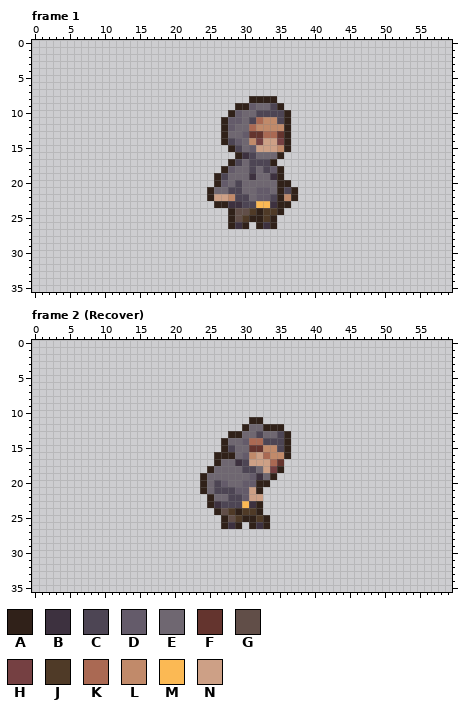
One commit to this pixel-art file: resources/art/raw/gangster_enemy.aseprite. Above: the version before the commit.
60x36 pixels, 4 frames. Colours within 5 levels of each other are drawn and written as one. Shown: frame 1, frame 2 (Recover). The commit also changed other frames, which this record leaves out.
Palette (. is transparent): A #302119  B #3d313f  C #4d4554  D #645b6a  E #6f6771  F #64342e  G #614e48  H #754042  J #4f3a27  K #aa6953  L #c18a6a  M #fbb954  N #cda086
Pixels before, frame 1, first column x 25:
 8 ......AAAA...
 9 ....AADEECA..
10 ...ADEECCCCA.
11 ..ADDECKLLCA.
12 ..ADEEKLLLLA.
13 ..AEEDFFKKFA.
14 ..ACDELHNNHA.
15 ...ACEDNNNLA.
16 ....ABCEEEA..
17 ...ACECCCA...
18 ..ADEECECDA..
19 .ACEEEBEEBA..
20 .ADECEEEEEAA.
21 AEECCEEDDEACA
22 ANNLCCEDDCALA
23 .AABBCCMMBAA.
24 ...AGGJAJJA..
25 ...AGJAAJA...
26 ...ABA.ABA...
Pixels before, frame 2 (Recover), first column x 24:
11 .......AA....
12 ......AEEAAA.
13 ....AAEECEECA
14 ...AEEDKKCCCA
15 ...ACEEFFLLCA
16 ..AAAEDLNKLLA
17 ..AEEBCNNNKF.
18 .AEEEECCENHA.
19 AEEEEEEDBEA..
20 AECDEEDDAA...
21 AECCCDDNA....
22 .AEECCDNN....
23 .ABCCCMBA....
24 ..AGJAJJA....
25 ...AGJAAJA...
26 ...ABA.ABA...
The result:
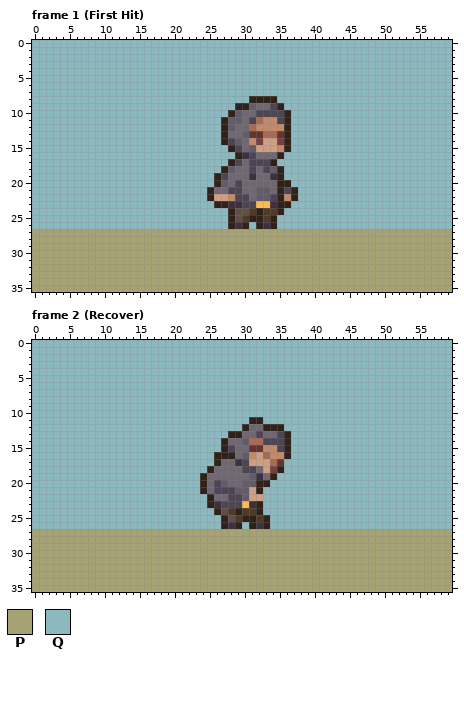
Colours new in this view: P #a7a273  Q #8cb8bf
The exact change:
layer "Layer 2" now shown
Changed rows in their new state; - is an unchanged pixel.
Frame 1 (First Hit), layer "Layer 2":
first column x 0:
 0 QQQQQQQQQQQQQQQQQQQQQQQQQQQQQQQQQQQQQQQQQQQQQQQQQQQQQQQQQQQQ
 1 QQQQQQQQQQQQQQQQQQQQQQQQQQQQQQQQQQQQQQQQQQQQQQQQQQQQQQQQQQQQ
 2 QQQQQQQQQQQQQQQQQQQQQQQQQQQQQQQQQQQQQQQQQQQQQQQQQQQQQQQQQQQQ
 3 QQQQQQQQQQQQQQQQQQQQQQQQQQQQQQQQQQQQQQQQQQQQQQQQQQQQQQQQQQQQ
 4 QQQQQQQQQQQQQQQQQQQQQQQQQQQQQQQQQQQQQQQQQQQQQQQQQQQQQQQQQQQQ
 5 QQQQQQQQQQQQQQQQQQQQQQQQQQQQQQQQQQQQQQQQQQQQQQQQQQQQQQQQQQQQ
 6 QQQQQQQQQQQQQQQQQQQQQQQQQQQQQQQQQQQQQQQQQQQQQQQQQQQQQQQQQQQQ
 7 QQQQQQQQQQQQQQQQQQQQQQQQQQQQQQQQQQQQQQQQQQQQQQQQQQQQQQQQQQQQ
 8 QQQQQQQQQQQQQQQQQQQQQQQQQQQQQQQ----QQQQQQQQQQQQQQQQQQQQQQQQQ
 9 QQQQQQQQQQQQQQQQQQQQQQQQQQQQQ-------QQQQQQQQQQQQQQQQQQQQQQQQ
10 QQQQQQQQQQQQQQQQQQQQQQQQQQQQ---------QQQQQQQQQQQQQQQQQQQQQQQ
11 QQQQQQQQQQQQQQQQQQQQQQQQQQQ----------QQQQQQQQQQQQQQQQQQQQQQQ
12 QQQQQQQQQQQQQQQQQQQQQQQQQQQ----------QQQQQQQQQQQQQQQQQQQQQQQ
13 QQQQQQQQQQQQQQQQQQQQQQQQQQQ----------QQQQQQQQQQQQQQQQQQQQQQQ
14 QQQQQQQQQQQQQQQQQQQQQQQQQQQ----------QQQQQQQQQQQQQQQQQQQQQQQ
15 QQQQQQQQQQQQQQQQQQQQQQQQQQQQ---------QQQQQQQQQQQQQQQQQQQQQQQ
16 QQQQQQQQQQQQQQQQQQQQQQQQQQQQQ-------QQQQQQQQQQQQQQQQQQQQQQQQ
17 QQQQQQQQQQQQQQQQQQQQQQQQQQQQ-------QQQQQQQQQQQQQQQQQQQQQQQQQ
18 QQQQQQQQQQQQQQQQQQQQQQQQQQQ---------QQQQQQQQQQQQQQQQQQQQQQQQ
19 QQQQQQQQQQQQQQQQQQQQQQQQQQ----------QQQQQQQQQQQQQQQQQQQQQQQQ
20 QQQQQQQQQQQQQQQQQQQQQQQQQQ-----------QQQQQQQQQQQQQQQQQQQQQQQ
21 QQQQQQQQQQQQQQQQQQQQQQQQQ-------------QQQQQQQQQQQQQQQQQQQQQQ
22 QQQQQQQQQQQQQQQQQQQQQQQQQ-------------QQQQQQQQQQQQQQQQQQQQQQ
23 QQQQQQQQQQQQQQQQQQQQQQQQQQ-----------QQQQQQQQQQQQQQQQQQQQQQQ
24 QQQQQQQQQQQQQQQQQQQQQQQQQQQQ--------QQQQQQQQQQQQQQQQQQQQQQQQ
25 QQQQQQQQQQQQQQQQQQQQQQQQQQQQ-------QQQQQQQQQQQQQQQQQQQQQQQQQ
26 QQQQQQQQQQQQQQQQQQQQQQQQQQQQ---Q---QQQQQQQQQQQQQQQQQQQQQQQQQ
27 PPPPPPPPPPPPPPPPPPPPPPPPPPPPPPPPPPPPPPPPPPPPPPPPPPPPPPPPPPPP
28 PPPPPPPPPPPPPPPPPPPPPPPPPPPPPPPPPPPPPPPPPPPPPPPPPPPPPPPPPPPP
29 PPPPPPPPPPPPPPPPPPPPPPPPPPPPPPPPPPPPPPPPPPPPPPPPPPPPPPPPPPPP
30 PPPPPPPPPPPPPPPPPPPPPPPPPPPPPPPPPPPPPPPPPPPPPPPPPPPPPPPPPPPP
31 PPPPPPPPPPPPPPPPPPPPPPPPPPPPPPPPPPPPPPPPPPPPPPPPPPPPPPPPPPPP
32 PPPPPPPPPPPPPPPPPPPPPPPPPPPPPPPPPPPPPPPPPPPPPPPPPPPPPPPPPPPP
33 PPPPPPPPPPPPPPPPPPPPPPPPPPPPPPPPPPPPPPPPPPPPPPPPPPPPPPPPPPPP
34 PPPPPPPPPPPPPPPPPPPPPPPPPPPPPPPPPPPPPPPPPPPPPPPPPPPPPPPPPPPP
35 PPPPPPPPPPPPPPPPPPPPPPPPPPPPPPPPPPPPPPPPPPPPPPPPPPPPPPPPPPPP
Frame 2 (Recover), layer "Layer 2":
first column x 0:
 0 QQQQQQQQQQQQQQQQQQQQQQQQQQQQQQQQQQQQQQQQQQQQQQQQQQQQQQQQQQQQ
 1 QQQQQQQQQQQQQQQQQQQQQQQQQQQQQQQQQQQQQQQQQQQQQQQQQQQQQQQQQQQQ
 2 QQQQQQQQQQQQQQQQQQQQQQQQQQQQQQQQQQQQQQQQQQQQQQQQQQQQQQQQQQQQ
 3 QQQQQQQQQQQQQQQQQQQQQQQQQQQQQQQQQQQQQQQQQQQQQQQQQQQQQQQQQQQQ
 4 QQQQQQQQQQQQQQQQQQQQQQQQQQQQQQQQQQQQQQQQQQQQQQQQQQQQQQQQQQQQ
 5 QQQQQQQQQQQQQQQQQQQQQQQQQQQQQQQQQQQQQQQQQQQQQQQQQQQQQQQQQQQQ
 6 QQQQQQQQQQQQQQQQQQQQQQQQQQQQQQQQQQQQQQQQQQQQQQQQQQQQQQQQQQQQ
 7 QQQQQQQQQQQQQQQQQQQQQQQQQQQQQQQQQQQQQQQQQQQQQQQQQQQQQQQQQQQQ
 8 QQQQQQQQQQQQQQQQQQQQQQQQQQQQQQQQQQQQQQQQQQQQQQQQQQQQQQQQQQQQ
 9 QQQQQQQQQQQQQQQQQQQQQQQQQQQQQQQQQQQQQQQQQQQQQQQQQQQQQQQQQQQQ
10 QQQQQQQQQQQQQQQQQQQQQQQQQQQQQQQQQQQQQQQQQQQQQQQQQQQQQQQQQQQQ
11 QQQQQQQQQQQQQQQQQQQQQQQQQQQQQQQ--QQQQQQQQQQQQQQQQQQQQQQQQQQQ
12 QQQQQQQQQQQQQQQQQQQQQQQQQQQQQQ------QQQQQQQQQQQQQQQQQQQQQQQQ
13 QQQQQQQQQQQQQQQQQQQQQQQQQQQQ---------QQQQQQQQQQQQQQQQQQQQQQQ
14 QQQQQQQQQQQQQQQQQQQQQQQQQQQ----------QQQQQQQQQQQQQQQQQQQQQQQ
15 QQQQQQQQQQQQQQQQQQQQQQQQQQQ----------QQQQQQQQQQQQQQQQQQQQQQQ
16 QQQQQQQQQQQQQQQQQQQQQQQQQQ-----------QQQQQQQQQQQQQQQQQQQQQQQ
17 QQQQQQQQQQQQQQQQQQQQQQQQQQ----------QQQQQQQQQQQQQQQQQQQQQQQQ
18 QQQQQQQQQQQQQQQQQQQQQQQQQ-----------QQQQQQQQQQQQQQQQQQQQQQQQ
19 QQQQQQQQQQQQQQQQQQQQQQQQ-----------QQQQQQQQQQQQQQQQQQQQQQQQQ
20 QQQQQQQQQQQQQQQQQQQQQQQQ----------QQQQQQQQQQQQQQQQQQQQQQQQQQ
21 QQQQQQQQQQQQQQQQQQQQQQQQ---------QQQQQQQQQQQQQQQQQQQQQQQQQQQ
22 QQQQQQQQQQQQQQQQQQQQQQQQQ--------QQQQQQQQQQQQQQQQQQQQQQQQQQQ
23 QQQQQQQQQQQQQQQQQQQQQQQQQ--------QQQQQQQQQQQQQQQQQQQQQQQQQQQ
24 QQQQQQQQQQQQQQQQQQQQQQQQQQ-------QQQQQQQQQQQQQQQQQQQQQQQQQQQ
25 QQQQQQQQQQQQQQQQQQQQQQQQQQQ-------QQQQQQQQQQQQQQQQQQQQQQQQQQ
26 QQQQQQQQQQQQQQQQQQQQQQQQQQQ---Q---QQQQQQQQQQQQQQQQQQQQQQQQQQ
27 PPPPPPPPPPPPPPPPPPPPPPPPPPPPPPPPPPPPPPPPPPPPPPPPPPPPPPPPPPPP
28 PPPPPPPPPPPPPPPPPPPPPPPPPPPPPPPPPPPPPPPPPPPPPPPPPPPPPPPPPPPP
29 PPPPPPPPPPPPPPPPPPPPPPPPPPPPPPPPPPPPPPPPPPPPPPPPPPPPPPPPPPPP
30 PPPPPPPPPPPPPPPPPPPPPPPPPPPPPPPPPPPPPPPPPPPPPPPPPPPPPPPPPPPP
31 PPPPPPPPPPPPPPPPPPPPPPPPPPPPPPPPPPPPPPPPPPPPPPPPPPPPPPPPPPPP
32 PPPPPPPPPPPPPPPPPPPPPPPPPPPPPPPPPPPPPPPPPPPPPPPPPPPPPPPPPPPP
33 PPPPPPPPPPPPPPPPPPPPPPPPPPPPPPPPPPPPPPPPPPPPPPPPPPPPPPPPPPPP
34 PPPPPPPPPPPPPPPPPPPPPPPPPPPPPPPPPPPPPPPPPPPPPPPPPPPPPPPPPPPP
35 PPPPPPPPPPPPPPPPPPPPPPPPPPPPPPPPPPPPPPPPPPPPPPPPPPPPPPPPPPPP
Where, in picture pixels (left, top, right, bottom), the same in both pictures:
added: (32, 40, 452, 292)
added: (32, 340, 452, 592)
